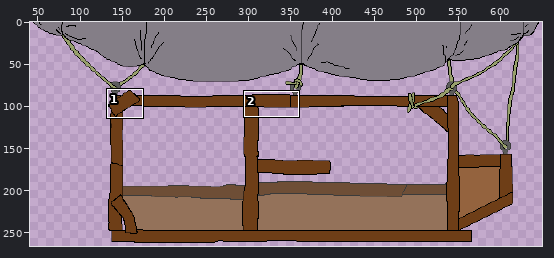
Edited in one commit: pixel-art file (AirshipDeathraceNineThousand/Assets/Sprites/gondola.ase). The picture above shows the old version from afar; the outline marks the close-up.
Close-up. First the earlier version:
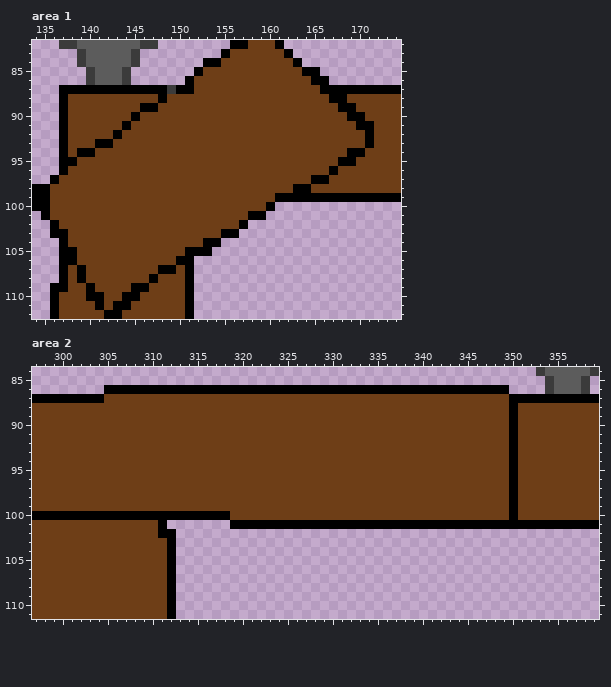
700x300 pixels, 1 frame. Colours within 5 levels of each other are drawn and written as one. Shown: area 1: x 134..174, y 82..112; area 2: x 297..359, y 84..111. The wide view leaves out empty margins. The commit also changed other parts of the picture, which this record leaves out.
The result:
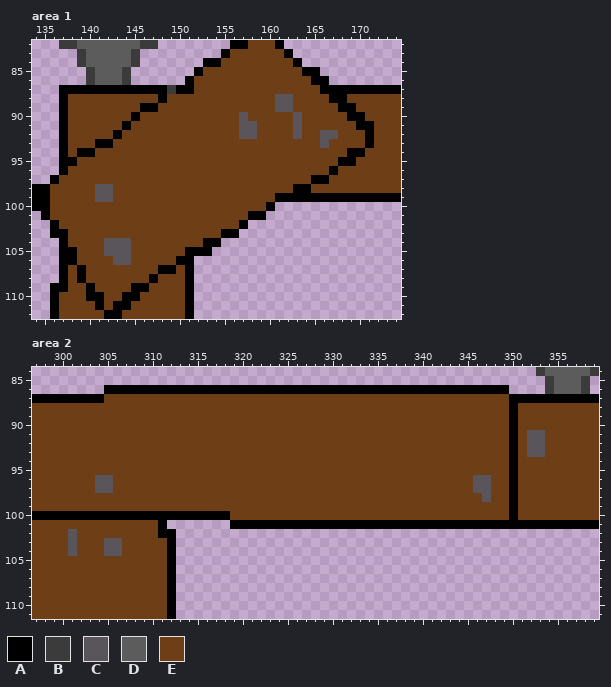
Palette (. is transparent): A #000000  B #3b3b3b  C #59555b  D #5c5c5c  E #6e3e17
The edit:
Changed rows in their new state; - is an unchanged pixel.
Area 1, layer "Layer 1":
first column x 157:
 88 ----CC-----
 89 ----CC-----
 90 C-----C----
 91 CC----C----
 92 CC----C--CC
 93 ---------C-
first column x 141:
 98 CC
 99 CC
first column x 142:
104 CCC
105 CCC
106 -CC
Area 2, layer "Layer 1":
first column x 304:
 91 ------------------------------------------------CC
 92 ------------------------------------------------CC
 93 ------------------------------------------------CC
 96 CC----------------------------------------CC------
 97 CC----------------------------------------CC------
 98 -------------------------------------------C------
first column x 301:
102 C-----
103 C---CC
104 C---CC
Boxes around the changes in both close-ups, in picture pixels (x1, y1, x2, y2):
changed: (239, 94, 338, 148)
changed: (95, 184, 113, 202)
changed: (104, 238, 131, 265)
changed: (527, 430, 545, 457)
changed: (95, 475, 113, 493)
changed: (473, 475, 491, 502)
changed: (68, 529, 122, 556)
